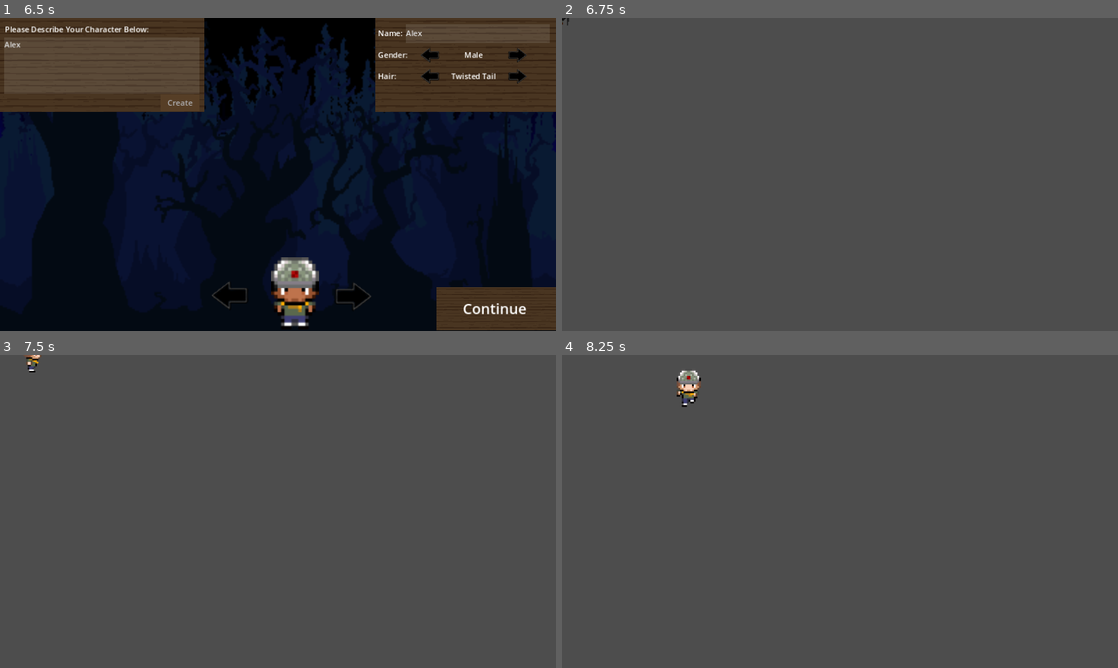
Above: before the commit, frames 1-4 (two rows, left to right).
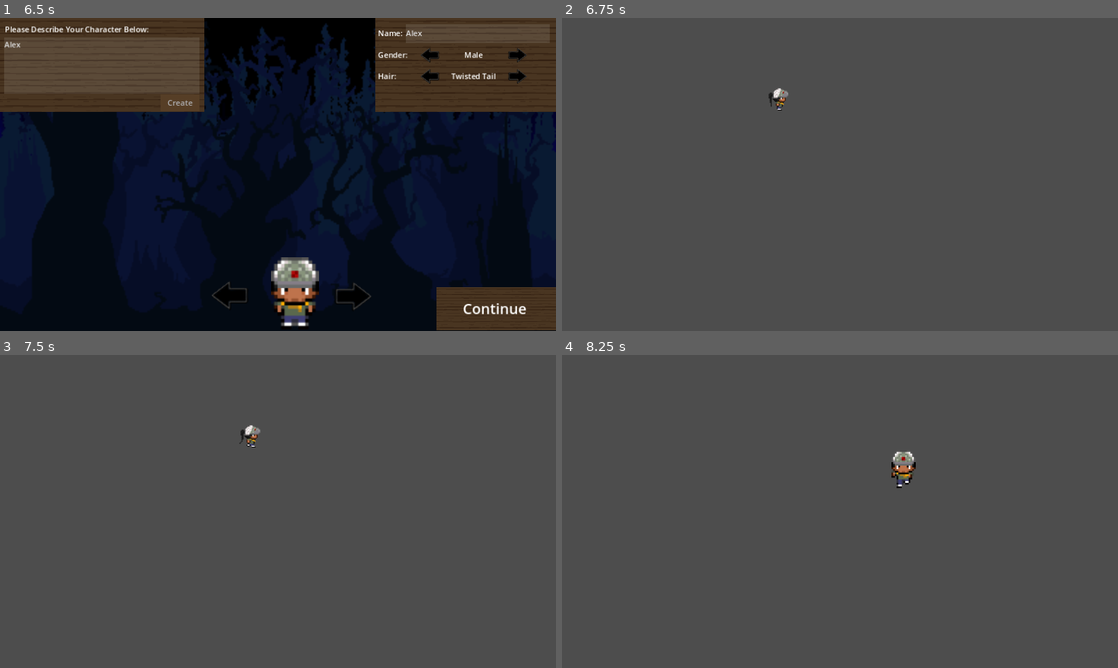
Above: after the commit, the same moments.

Repository: josecjorda/Camp-NightFall
Game: Godot game, scene res://scenes/menus/character_creation_menu.tscn
The game is run twice, just before and just after one commit, with the same random seed, the same clock (stepped at 60 frames per second) and the same inputs. After the commit the project has no main scene; this scene is started directly in both runs.
Inputs (mouse positions are in pixels of both pictures, inside the frame that each line leads up to):
- Up to frame 1 (6.5 s): click (100, 64) at 0.52 s; type "Alex" at 0.6 s; click (478, 33) at 0.75 s; type "Alex" at 0.83 s; click "Create" at 1.25 s; click (428, 55) at 2 s; click (517, 55) at 2.75 s; click (428, 77) at 3.5 s; click (517, 77) at 4.25 s; click (227, 296) at 5 s; click (355, 296) at 5.75 s
- Up to frame 2 (6.75 s): click "Continue" at 6.5 s
- Up to frame 3 (7.5 s): tap Enter at 7.25 s; hold Right (ui_right) from 7.28 s (still down)
- Up to frame 4 (8.25 s): release Right (ui_right) at 8.03 s; hold Down (ui_down) from 8.03 s (still down)

Frame 1 is identical in both runs. In frame 2, 0.1% of the frame differs, in the area x 0-41%, y 0-30%; in frame 3, 0.2%; in frame 4, 0.7%, in the area x 20-64%, y 4-43%.

Commit message:
Character menu changes player animations
- Added global script to hold player values
- Removed signal due to misunderstanding it's usage
- Swapped player animations based on global script variables.
- Cleaned up some character menu code

Diff:
--- /dev/null
+++ b/Global.gd
@@ -0,0 +1,11 @@
+extends Node
+
+# Appearance Options
+var genders = {"M": "Male", "F": "Female"}
+var hairStyles = {"FADE": "Fade", "FRO": "Afro", "LH": "Long Hair", "PT": "Pony Tail"
+				 , "SH": "Short Hair", "TT": "Twisted Tail"}
+
+# Characteristics. Stored as abbreviated name excluding playerName.
+var playerName = ""
+var gender = ""
+var hair = ""
--- a/animated_sprite_2d.tscn
+++ /dev/null
@@ -1,261 +0,0 @@
-[gd_scene load_steps=50 format=3 uid="uid://bstyjs6kxy82g"]
-
-[ext_resource type="Texture2D" uid="uid://1k2qa6vcbsp6" path="res://graphics/player/F_FADE/backwards/F-FADE-Run-Backwards-0.png" id="1_f1pnr"]
-[ext_resource type="Texture2D" uid="uid://ov8po5r3ttik" path="res://graphics/player/F_FADE/backwards/F-FADE-Run-Backwards-1.png" id="2_x0yo3"]
-[ext_resource type="Texture2D" uid="uid://bi8cjj3sj4boh" path="res://graphics/player/F_FADE/backwards/F-FADE-Run-Backwards-2.png" id="3_3q57a"]
-[ext_resource type="Texture2D" uid="uid://m3rwkf027xe" path="res://graphics/player/F_FADE/backwards/F-FADE-Run-Backwards-3.png" id="4_7rfrv"]
-[ext_resource type="Texture2D" uid="uid://dhxaq2r4tfgtp" path="res://graphics/player/F_FADE/forwards/F-FADE-Run-Forward-0.png" id="5_5ddlb"]
-[ext_resource type="Texture2D" uid="uid://c1hvn3u4m7qt3" path="res://graphics/player/F_FADE/forwards/F-FADE-Run-Forward-1.png" id="6_chns3"]
-[ext_resource type="Texture2D" uid="uid://bonbcdmr3id7l" path="res://graphics/player/F_FADE/forwards/F-FADE-Run-Forward-2.png" id="7_frirw"]
-[ext_resource type="Texture2D" uid="uid://cfrt8uguqymuc" path="res://graphics/player/F_FADE/forwards/F-FADE-Run-Forward-3.png" id="8_1af88"]
-[ext_resource type="Texture2D" uid="uid://bparrggctwqgw" path="res://graphics/player/F_FADE/left/F-FADE-Run-Left-0.png" id="9_t7kij"]
-[ext_resource type="Texture2D" uid="uid://dmwovyhg3t3f" path="res://graphics/player/F_FADE/left/F-FADE-Run-Left-1.png" id="10_hpdjk"]
-[ext_resource type="Texture2D" uid="uid://c2tsvxvqhqm1c" path="res://graphics/player/F_FADE/left/F-FADE-Run-Left-2.png" id="11_a3y1l"]
-[ext_resource type="Texture2D" uid="uid://bcaucob50nw15" path="res://graphics/player/F_FADE/left/F-FADE-Run-Left-3.png" id="12_biwiw"]
-[ext_resource type="Texture2D" uid="uid://c27dhordav5cx" path="res://graphics/player/F_FADE/right/F-FADE-Run-Right-0.png" id="13_mbr6h"]
-[ext_resource type="Texture2D" uid="uid://hma0xt442sjx" path="res://graphics/player/F_FADE/right/F-FADE-Run-Right-1.png" id="14_hlwyb"]
-[ext_resource type="Texture2D" uid="uid://bqxff76gia1ss" path="res://graphics/player/F_FADE/right/F-FADE-Run-Right-2.png" id="15_2pxle"]
-[ext_resource type="Texture2D" uid="uid://efoasdhjaniw" path="res://graphics/player/F_FADE/right/F-FADE-Run-Right-3.png" id="16_vf3mm"]
-[ext_resource type="Texture2D" uid="uid://cq174wppsweq8" path="res://graphics/player/F_FRO/backwards/F-FRO-Run-Backwards-0.png" id="17_khqn0"]
-[ext_resource type="Texture2D" uid="uid://pxcdp5au15fj" path="res://graphics/player/F_FRO/backwards/F-FRO-Run-Backwards-1.png" id="18_8gee7"]
-[ext_resource type="Texture2D" uid="uid://bc6rh8dhcwf6c" path="res://graphics/player/F_FRO/backwards/F-FRO-Run-Backwards-2.png" id="19_yx87f"]
-[ext_resource type="Texture2D" uid="uid://0bgsb2ob60be" path="res://graphics/player/F_FRO/backwards/F-FRO-Run-Backwards-3.png" id="20_3yuar"]
-[ext_resource type="Texture2D" uid="uid://d4uklto22f1b" path="res://graphics/player/F_FRO/forwards/F-FRO-Run-Forward-0.png" id="21_dexfb"]
-[ext_resource type="Texture2D" uid="uid://brpkjgkt8oj34" path="res://graphics/player/F_FRO/forwards/F-FRO-Run-Forward-1.png" id="22_awkag"]
-[ext_resource type="Texture2D" uid="uid://drikw4bsty2dr" path="res://graphics/player/F_FRO/forwards/F-FRO-Run-Forward-2.png" id="23_ua5ui"]
-[ext_resource type="Texture2D" uid="uid://cp31odk008ucx" path="res://graphics/player/F_FRO/forwards/F-FRO-Run-Forward-3.png" id="24_0hhon"]
-[ext_resource type="Texture2D" uid="uid://darhk6nuva00o" path="res://graphics/player/F_FRO/left/F-FRO-Run-Left-0.png" id="25_10l7c"]
-[ext_resource type="Texture2D" uid="uid://dmh06w3v1bx0f" path="res://graphics/player/F_FRO/left/F-FRO-Run-Left-1.png" id="26_hx2i5"]
-[ext_resource type="Texture2D" uid="uid://ksvm20jhhe8p" path="res://graphics/player/F_FRO/left/F-FRO-Run-Left-2.png" id="27_ftm1p"]
-[ext_resource type="Texture2D" uid="uid://begcx6xccvhs2" path="res://graphics/player/F_FRO/left/F-FRO-Run-Left-3.png" id="28_p4ob0"]
-[ext_resource type="Texture2D" uid="uid://f7ey2ov7cbph" path="res://graphics/player/F_FRO/right/F-FRO-Run-Right-0.png" id="29_barnn"]
-[ext_resource type="Texture2D" uid="uid://daianhufjalaq" path="res://graphics/player/F_FRO/right/F-FRO-Run-Right-1.png" id="30_qi8d7"]
-[ext_resource type="Texture2D" uid="uid://beymaycalhc6d" path="res://graphics/player/F_FRO/right/F-FRO-Run-Right-2.png" id="31_qxaa7"]
-[ext_resource type="Texture2D" uid="uid://dfhu8ylfaouv5" path="res://graphics/player/F_FRO/right/F-FRO-Run-Right-3.png" id="32_lp2uy"]
-[ext_resource type="Texture2D" uid="uid://dl0yt2m81h8my" path="res://graphics/player/M_SH/backwards/M-SH-Run-Backwards-0.png" id="33_46o5x"]
-[ext_resource type="Texture2D" uid="uid://42i17ys6smvs" path="res://graphics/player/M_SH/backwards/M-SH-Run-Backwards-1.png" id="34_i4jkm"]
-[ext_resource type="Texture2D" uid="uid://cootx6vxfa8xs" path="res://graphics/player/M_SH/backwards/M-SH-Run-Backwards-2.png" id="35_crrwe"]
-[ext_resource type="Texture2D" uid="uid://dldfdqw0re814" path="res://graphics/player/M_SH/backwards/M-SH-Run-Backwards-3.png" id="36_amrmj"]
-[ext_resource type="Texture2D" uid="uid://chrapxvgw74dr" path="res://graphics/player/M_SH/forwards/M-SH-Run-Forward-export1.png" id="37_aj8sr"]
-[ext_resource type="Texture2D" uid="uid://dkryl5cvi32ya" path="res://graphics/player/M_SH/forwards/M-SH-Run-Forward-export2.png" id="38_0libq"]
-[ext_resource type="Texture2D" uid="uid://c2hre16n5qrmk" path="res://graphics/player/M_SH/forwards/M-SH-Run-Forward-export3.png" id="39_msiee"]
-[ext_resource type="Texture2D" uid="uid://x1arpaw5cv4v" path="res://graphics/player/M_SH/forwards/M-SH-Run-Forward-export4.png" id="40_e6b6p"]
-[ext_resource type="Texture2D" uid="uid://crh3fmao781md" path="res://graphics/player/M_SH/left/M-SH-Run-Left-0.png" id="41_e5msr"]
-[ext_resource type="Texture2D" uid="uid://cp2jq8e4x1j87" path="res://graphics/player/M_SH/left/M-SH-Run-Left-1.png" id="42_jagoq"]
-[ext_resource type="Texture2D" uid="uid://b1hi34ar2opqp" path="res://graphics/player/M_SH/left/M-SH-Run-Left-2.png" id="43_xgy04"]
-[ext_resource type="Texture2D" uid="uid://br1c3q8spmu3c" path="res://graphics/player/M_SH/left/M-SH-Run-Left-3.png" id="44_hcet5"]
-[ext_resource type="Texture2D" uid="uid://dar63p2eb8q1n" path="res://graphics/player/M_SH/right/M-SH-Run-Right-0.png" id="45_t12ib"]
-[ext_resource type="Texture2D" uid="uid://ct5eocd10rt7n" path="res://graphics/player/M_SH/right/M-SH-Run-Right-1.png" id="46_x7ky1"]
-[ext_resource type="Texture2D" uid="uid://dfkvodmda8m5h" path="res://graphics/player/M_SH/right/M-SH-Run-Right-2.png" id="47_3caa5"]
-[ext_resource type="Texture2D" uid="uid://dax6bmaa1po0w" path="res://graphics/player/M_SH/right/M-SH-Run-Right-3.png" id="48_hus2u"]
-
-[sub_resource type="SpriteFrames" id="SpriteFrames_xev1w"]
-animations = [{
-"frames": [{
-"duration": 1.0,
-"texture": ExtResource("1_f1pnr")
-}, {
-"duration": 1.0,
-"texture": ExtResource("2_x0yo3")
-}, {
-"duration": 1.0,
-"texture": ExtResource("3_3q57a")
-}, {
-"duration": 1.0,
-"texture": ExtResource("4_7rfrv")
-}],
-"loop": true,
-"name": &"F-FADE-Run-Backward-Animation",
-"speed": 7.0
-}, {
-"frames": [{
-"duration": 1.0,
-"texture": ExtResource("5_5ddlb")
-}, {
-"duration": 1.0,
-"texture": ExtResource("6_chns3")
-}, {
-"duration": 1.0,
-"texture": ExtResource("7_frirw")
-}, {
-"duration": 1.0,
-"texture": ExtResource("8_1af88")
-}],
-"loop": true,
-"name": &"F-FADE-Run-Forward-Animation",
-"speed": 7.0
-}, {
-"frames": [{
-"duration": 1.0,
-"texture": ExtResource("9_t7kij")
-}, {
-"duration": 1.0,
-"texture": ExtResource("10_hpdjk")
-}, {
-"duration": 1.0,
-"texture": ExtResource("11_a3y1l")
-}, {
-"duration": 1.0,
-"texture": ExtResource("12_biwiw")
-}],
-"loop": true,
-"name": &"F-FADE-Run-Left-Animation",
-"speed": 7.0
-}, {
-"frames": [{
-"duration": 1.0,
-"texture": ExtResource("13_mbr6h")
-}, {
-"duration": 1.0,
-"texture": ExtResource("14_hlwyb")
-}, {
-"duration": 1.0,
-"texture": ExtResource("15_2pxle")
-}, {
-"duration": 1.0,
-"texture": ExtResource("16_vf3mm")
-}],
-"loop": true,
-"name": &"F-FADE-Run-Right-Animation",
-"speed": 7.0
-}, {
-"frames": [{
-"duration": 1.0,
-"texture": ExtResource("17_khqn0")
-}, {
-"duration": 1.0,
-"texture": ExtResource("18_8gee7")
-}, {
-"duration": 1.0,
-"texture": ExtResource("19_yx87f")
-}, {
-"duration": 1.0,
-"texture": ExtResource("20_3yuar")
-}],
-"loop": true,
-"name": &"F-FRO-Run-Backward-Animation",
-"speed": 7.0
-}, {
-"frames": [{
-"duration": 1.0,
-"texture": ExtResource("21_dexfb")
-}, {
-"duration": 1.0,
-"texture": ExtResource("22_awkag")
-}, {
-"duration": 1.0,
-"texture": ExtResource("23_ua5ui")
-}, {
-"duration": 1.0,
-"texture": ExtResource("24_0hhon")
-}],
-"loop": true,
-"name": &"F-FRO-Run-Forward-Animation",
-"speed": 7.0
-}, {
-"frames": [{
-"duration": 1.0,
-"texture": ExtResource("25_10l7c")
-}, {
-"duration": 1.0,
-"texture": ExtResource("26_hx2i5")
-}, {
-"duration": 1.0,
-"texture": ExtResource("27_ftm1p")
-}, {
-"duration": 1.0,
-"texture": ExtResource("28_p4ob0")
-}],
-"loop": true,
-"name": &"F-FRO-Run-Left-Animation",
-"speed": 7.0
-}, {
-"frames": [{
-"duration": 1.0,
-"texture": ExtResource("29_barnn")
-}, {
-"duration": 1.0,
-"texture": ExtResource("30_qi8d7")
-}, {
-"duration": 1.0,
-"texture": ExtResource("31_qxaa7")
-}, {
-"duration": 1.0,
-"texture": ExtResource("32_lp2uy")
-}],
-"loop": true,
-"name": &"F-FRO-Run-Right-Animation",
-"speed": 7.0
-}, {
-"frames": [{
-"duration": 1.0,
-"texture": ExtResource("33_46o5x")
-}, {
-"duration": 1.0,
-"texture": ExtResource("34_i4jkm")
-}, {
-"duration": 1.0,
-"texture": ExtResource("35_crrwe")
-}, {
-"duration": 1.0,
-"texture": ExtResource("36_amrmj")
-}],
-"loop": true,
-"name": &"M-SH-Run-Backward-Animation",
-"speed": 7.0
-}, {
-"frames": [{
-"duration": 1.0,
-"texture": ExtResource("37_aj8sr")
-}, {
-"duration": 1.0,
-"texture": ExtResource("38_0libq")
-}, {
-"duration": 1.0,
-"texture": ExtResource("39_msiee")
-}, {
-"duration": 1.0,
-"texture": ExtResource("40_e6b6p")
-}],
-"loop": true,
-"name": &"M-SH-Run-Forward-Animation",
-"speed": 7.0
-}, {
-"frames": [{
-"duration": 1.0,
-"texture": ExtResource("41_e5msr")
-}, {
-"duration": 1.0,
-"texture": ExtResource("42_jagoq")
-}, {
-"duration": 1.0,
-"texture": ExtResource("43_xgy04")
-}, {
-"duration": 1.0,
-"texture": ExtResource("44_hcet5")
-}],
-"loop": true,
-"name": &"M-SH-Run-Left-Animation",
-"speed": 7.0
-}, {
-"frames": [{
-"duration": 1.0,
-"texture": ExtResource("45_t12ib")
-}, {
-"duration": 1.0,
-"texture": ExtResource("46_x7ky1")
-}, {
-"duration": 1.0,
-"texture": ExtResource("47_3caa5")
-}, {
-"duration": 1.0,
-"texture": ExtResource("48_hus2u")
-}],
-"loop": true,
-"name": &"M-SH-Run-Right-Animation",
-"speed": 5.0
-}]
-
-[node name="AnimatedSprite2D" type="AnimatedSprite2D"]
-sprite_frames = SubResource("SpriteFrames_xev1w")
-animation = &"F-FADE-Run-Forward-Animation"
--- a/icon.svg
+++ /dev/null
@@ -1 +0,0 @@
-<svg height="128" width="128" xmlns="http://www.w3.org/2000/svg"><rect x="2" y="2" width="124" height="124" rx="14" fill="#363d52" stroke="#212532" stroke-width="4"/><g transform="scale(.101) translate(122 122)"><g fill="#fff"><path d="M105 673v33q407 354 814 0v-33z"/><path fill="#478cbf" d="m105 673 152 14q12 1 15 14l4 67 132 10 8-61q2-11 15-15h162q13 4 15 15l8 61 132-10 4-67q3-13 15-14l152-14V427q30-39 56-81-35-59-83-108-43 20-82 47-40-37-88-64 7-51 8-102-59-28-123-42-26 43-46 89-49-7-98 0-20-46-46-89-64 14-123 42 1 51 8 102-48 27-88 64-39-27-82-47-48 49-83 108 26 42 56 81zm0 33v39c0 276 813 276 813 0v-39l-134 12-5 69q-2 10-14 13l-162 11q-12 0-16-11l-10-65H447l-10 65q-4 11-16 11l-162-11q-12-3-14-13l-5-69z"/><path d="M483 600c3 34 55 34 58 0v-86c-3-34-55-34-58 0z"/><circle cx="725" cy="526" r="90"/><circle cx="299" cy="526" r="90"/></g><g fill="#414042"><circle cx="307" cy="532" r="60"/><circle cx="717" cy="532" r="60"/></g></g></svg>
--- a/project.godot
+++ b/project.godot
@@ -11,9 +11,11 @@
 [application]
 
 config/name="Camp NightFall"
-run/main_scene="res://scenes/menus/character_creation_menu.tscn"
 config/features=PackedStringArray("4.2", "Forward Plus")
-config/icon="res://icon.svg"
+
+[autoload]
+
+Global="*res://Global.gd"
 
 [display]
 
--- /dev/null
+++ b/scenes/main.tscn
@@ -0,0 +1,8 @@
+[gd_scene load_steps=2 format=3 uid="uid://bul6st2xcgd54"]
+
+[ext_resource type="PackedScene" uid="uid://ciup8qftrwho6" path="res://scenes/player/player.tscn" id="1_baj3c"]
+
+[node name="Main" type="Node2D"]
+
+[node name="player" parent="." instance=ExtResource("1_baj3c")]
+position = Vector2(445, 168)
--- a/scenes/menus/character_creation_menu.gd
+++ b/scenes/menus/character_creation_menu.gd
@@ -8,28 +8,31 @@
 var currHair
 var currDirection
 
+# Abbreviated Name: Full Name
+var genders = Global.genders
+var hairStyles = Global.hairStyles
+
 # Abbreviated Name: file of synonyms
-var genders = {"M": "MALE_syns.txt", "F": "FEMALE_syns.txt"}
-var hairStyles = {"FADE": "FADE_syns.txt", "FRO": "FRO_syns.txt", "LH": "LH_syns.txt", "PT": "PT_syns.txt"
+var genderFiles = {"M": "MALE_syns.txt", "F": "FEMALE_syns.txt"}
+var hairStyleFiles = {"FADE": "FADE_syns.txt", "FRO": "FRO_syns.txt", "LH": "LH_syns.txt", "PT": "PT_syns.txt"
 				 , "SH": "SH_syns.txt", "TT": "TT_syns.txt"}
 
+
 # Arrays to keep track of positions for left and right buttons
-var gendersArr = genders.keys()
-var hairStylesArr = hairStyles.keys()
-var directionsArr = ["Forward", "Right", "Backward", "Left"]
+var genderKeys = genders.keys()
+var hairStyleKeys = hairStyles.keys()
+var directionKeys = ["Forward", "Right", "Backward", "Left"]
 
-# Full name of genders and hair styles that will show up in menu
-var visibleGenders = {"M": "Male", "F": "Female"}
-var visibleHairStyles = {"FADE": "Fade", "FRO": "Afro", "LH": "Long Hair", "PT": "Pony Tail"
-				 , "SH": "Short Hair", "TT": "Twisted Tail"}
+var defaultPlayerName = "Counselor"
+var defaultGender = "M"
+var defaultHair = "SH"
 
-# Called when the node enters the scene tree for the first time.
 func _ready():
-	currGender = "M"
-	currHair = "SH"
+	currGender = defaultGender
+	currHair = defaultHair
 	currDirection = "Forward"
-	%CurrentGenderLabel.text = visibleGenders[currGender]
-	%CurrentHairLabel.text = visibleHairStyles[currHair]
+	%CurrentGenderLabel.text = genders[currGender]
+	%CurrentHairLabel.text = hairStyles[currHair]
 	%PlayerAnimation.play(animationName())
 
 
@@ -48,7 +51,7 @@
 	var genderFolder = "res://synonyms/gender"
 	for word in textInput:
 		for gender in genders.keys():
-			var file = FileAccess.open(genderFolder + "/" + genders[gender], FileAccess.READ)
+			var file = FileAccess.open(genderFolder + "/" + genderFiles[gender], FileAccess.READ)
 			var synonyms = file.get_as_text(true).split("\n")
 			file.close()
 			for synonym in synonyms:
@@ -63,7 +66,7 @@
 	var hairFolder = "res://synonyms/hair"
 	for word in textInput:
 		for hair in hairStyles.keys():
-			var file = FileAccess.open(hairFolder + "/" + hairStyles[hair], FileAccess.READ)
+			var file = FileAccess.open(hairFolder + "/" + hairStyleFiles[hair], FileAccess.READ)
 			var synonyms = file.get_as_text(true).split("\n")
 			file.close()
 			for synonym in synonyms:
@@ -74,95 +77,59 @@
 			if foundHair == true : break
 		if foundHair == true : break
 
-	# Change current gender and hair name on settings box
+	# Change current gender and hair
 	currGender = chosenGender
 	currHair = chosenHair
-	%CurrentGenderLabel.text = visibleGenders[chosenGender]
-	%CurrentHairLabel.text = visibleHairStyles[chosenHair]
-
-	# Show animation
+	%CurrentGenderLabel.text = genders[chosenGender]
+	%CurrentHairLabel.text = hairStyles[chosenHair]
 	%PlayerAnimation.play(animationName())
 
 
-# SettingsBox buttons
+# Change gender
 func _on_gender_left_button_pressed():
-	# Change gender
-	var gendIndex = gendersArr.find(currGender)
-	var newIndex = gendIndex - 1
-	if newIndex == -1:
-		newIndex = gendersArr.size() - 1
-	currGender = gendersArr[newIndex]
-
-	# Change current gender on settings box
-	%CurrentGenderLabel.text = visibleGenders[currGender]
-
-	# Show animation
+	var currIndex = genderKeys.find(currGender)
+	var newIndex = (currIndex - 1) % genderKeys.size()
+	currGender = genderKeys[newIndex]
+	%CurrentGenderLabel.text = genders[currGender]
 	%PlayerAnimation.play(animationName())
 
+# Change gender
 func _on_gender_right_button_pressed():
-	# Change gender
-	var gendIndex = gendersArr.find(currGender)
-	var newIndex = gendIndex + 1
-	if newIndex == gendersArr.size():
-		newIndex = 0
-	currGender = gendersArr[newIndex]
-
-	# Change current gender on settings box
-	%CurrentGenderLabel.text = visibleGenders[currGender]
-
-	# Show animation
+	var currIndex = genderKeys.find(currGender)
+	var newIndex = (currIndex + 1) % genderKeys.size()
+	currGender = genderKeys[newIndex]
+	%CurrentGenderLabel.text = genders[currGender]
 	%PlayerAnimation.play(animationName())
 
+# Change hair
 func _on_hair_left_button_pressed():
-	# Change hair
-	var hairIndex = hairStylesArr.find(currHair)
-	var newIndex = hairIndex - 1
-	if newIndex == -1:
-		newIndex = hairStylesArr.size() - 1
-	currHair = hairStylesArr[newIndex]
-
-	# Change current hair name on settings box
-	%CurrentHairLabel.text = visibleHairStyles[currHair]
-
-	# Show animation
+	var currIndex = hairStyleKeys.find(currHair)
+	var newIndex = (currIndex - 1) % hairStyleKeys.size()
+	currHair = hairStyleKeys[newIndex]
+	%CurrentHairLabel.text = hairStyles[currHair]
 	%PlayerAnimation.play(animationName())
 
+# Change hair
 func _on_hair_right_button_pressed():
-	# Change hair
-	var hairIndex = hairStylesArr.find(currHair)
-	var newIndex = hairIndex + 1
-	if newIndex == hairStylesArr.size():
-		newIndex = 0
-	currHair = hairStylesArr[newIndex]
-
-	# Change current hair name on settings box
-	%CurrentHairLabel.text = visibleHairStyles[currHair]
-
-	# Show animation
+	var currIndex = hairStyleKeys.find(currHair)
+	var newIndex = (currIndex + 1) % hairStyleKeys.size()
+	currHair = hairStyleKeys[newIndex]
+	%CurrentHairLabel.text = hairStyles[currHair]
 	%PlayerAnimation.play(animationName())
 
 
-# Facing direction buttons
+# Change direction
 func _on_direction_left_button_pressed():
-	# Change direction
-	var directionIndex = directionsArr.find(currDirection)
-	var newIndex = directionIndex - 1
-	if newIndex == -1:
-		newIndex = directionsArr.size() - 1
-	currDirection = directionsArr[newIndex]
-
-	# Show animation
+	var currIndex = directionKeys.find(currDirection)
+	var newIndex = (currIndex - 1) % directionKeys.size()
+	currDirection = directionKeys[newIndex]
 	%PlayerAnimation.play(animationName())
 
+# Change direction
 func _on_direction_right_button_pressed():
-	# Change direction
-	var directionIndex = directionsArr.find(currDirection)
-	var newIndex = directionIndex + 1
-	if newIndex == directionsArr.size():
-		newIndex = 0
-	currDirection = directionsArr[newIndex]
-
-	# Show animation
+	var currIndex = directionKeys.find(currDirection)
+	var newIndex = (currIndex + 1) % directionKeys.size()
+	currDirection = directionKeys[newIndex]
 	%PlayerAnimation.play(animationName())
 
 
@@ -173,9 +140,11 @@
 
 # Moves to next scene
 func _on_continue_pressed():
-	var Name = %NameEntry.text
-	if Name == "" : Name = "Counselor"
-	createCharacter.emit(currGender, currHair, Name)
+	var playerName = %NameEntry.text
+	if playerName == "" : playerName = defaultPlayerName
+	Global.playerName = playerName
+	Global.gender = currGender
+	Global.hair = currHair
 
-	var next_scene = "res://scenes/player/player.tscn"
+	var next_scene = "res://scenes/main.tscn"
 	get_tree().change_scene_to_file(next_scene)
--- a/scenes/player/player.gd
+++ b/scenes/player/player.gd
@@ -5,21 +5,29 @@
 @export var speed = 350
 @onready var _animated_sprite = $AnimatedSprite2D
 
+# characteristics
+var playerName = Global.playerName
+var gender = Global.gender
+var hair = Global.hair
+var prefix = gender + "-" + hair + "-"
+func _ready():
+	$AnimatedSprite2D.animation = prefix + "Run-Right-Animation"
+
 func get_input():
 # setup direction of movement
 	var direction = Input.get_vector("ui_left", "ui_right", "ui_up", "ui_down")
 # stop diagonal movement by listening for input then setting axis to zero
 	if Input.is_action_pressed("ui_right"):
-		_animated_sprite.play("M-SH-Run-Right-Animation")
+		_animated_sprite.play(prefix + "Run-Right-Animation")
 		direction.y = 0
 	elif Input.is_action_pressed("ui_left"):
-		_animated_sprite.play("M-SH-Run-Left-Animation")
+		_animated_sprite.play(prefix + "Run-Left-Animation")
 		direction.y = 0
 	elif Input.is_action_pressed("ui_up"):
-		_animated_sprite.play("M-SH-Run-Backward-Animation")
+		_animated_sprite.play(prefix + "Run-Backward-Animation")
 		direction.x = 0
 	elif Input.is_action_pressed("ui_down"):
-		_animated_sprite.play("M-SH-Run-Forward-Animation")
+		_animated_sprite.play(prefix + "Run-Forward-Animation")
 		direction.x = 0
 	else:
 		_animated_sprite.stop()
Not shown, removed: icon.svg.import
Not shown, removed: scenes/placeholder.txt
